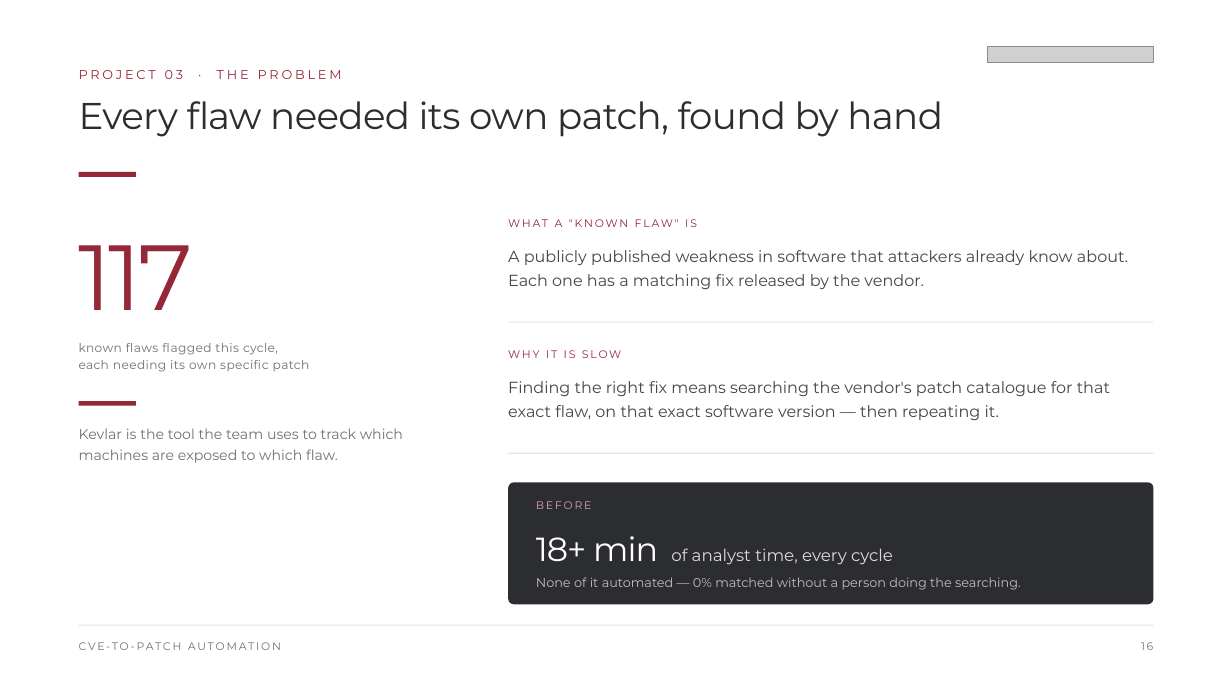
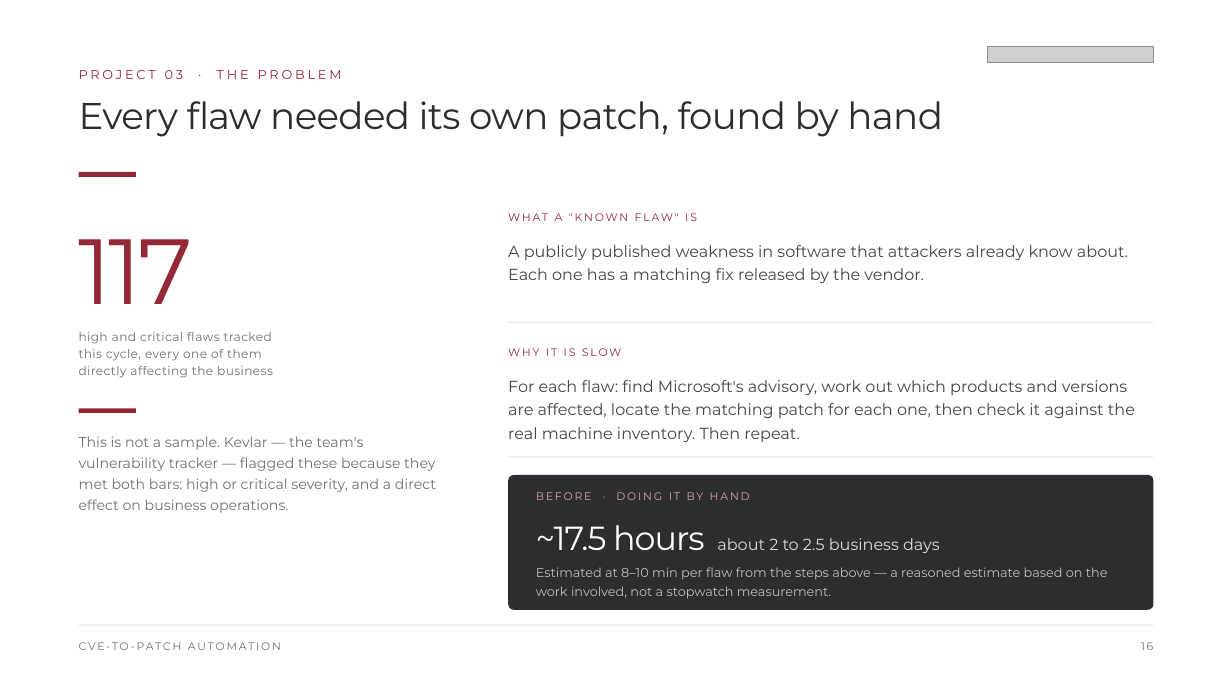
Before and after one commit to Jairmald/ai, a slide deck: slide 16 of out/Internship_Exit_Presentation_Stewart.pptx. Drawn at 1232x693 pixels with LibreOffice and Linux fonts; fonts in the diff are those of the drawing; grey boxes stand for pictures. Boxes give left, top, right and bottom in pixels: in the first picture for what was removed or moved away, otherwise in the second. Text is boxed around its words. In the diff, an @@ line names an element or a change of style, - is before the commit and + after.

```diff
--- a/out/Internship_Exit_Presentation_Stewart.pptx
+++ b/out/Internship_Exit_Presentation_Stewart.pptx
@@ text "117": place and size @@
-text "117" at <box>79,245,194,310</box>
+text "117" at <box>79,239,194,304</box>
@@ text "A publicly published weakness in ...": place and size @@
-text "A publicly published weakness in ..." at <box>508,250,1128,289</box>
+text "A publicly published weakness in ..." at <box>508,245,1128,283</box>
@@ text "WHAT A "KNOWN FLAW" IS": place and size @@
-text "WHAT A "KNOWN FLAW" IS" at <box>508,219,563,227</box>
+text "WHAT A "KNOWN FLAW" IS" at <box>508,213,563,221</box>
@@ text at <box>79,332,273,378</box>: text changed @@
-known flaws flagged this cycle,
-each needing its own specific patch
+high and critical flaws tracked
+this cycle, every one of them
+directly affecting the business
@@ text at <box>508,380,1135,442</box>: text changed @@
-Finding the right fix means searching the vendor's patch catalogue for that exact flaw, on that exact software version — then repeating it.
+For each flaw: find Microsoft's advisory, work out which products and versions are affected, locate the matching patch for each one, then check it against the real machine inventory. Then repeat.
@@ rectangle: place and size @@
-rectangle at <box>79,401,136,406</box>
+rectangle at <box>79,409,136,413</box>
@@ text at <box>79,436,436,513</box>: text changed @@
-Kevlar is the tool the team uses to track which machines are exposed to which flaw.
+This is not a sample. Kevlar — the team's vulnerability tracker — flagged these because they met both bars: high or critical severity, and a direct effect on business operations.
@@ rounded rectangle: place and size @@
-rounded rectangle at <box>508,482,1153,604</box>
+rounded rectangle at <box>508,475,1153,610</box>
@@ rounded rectangle at <box>508,475,1153,610</box>: proportions changed @@
@@ rectangle: place and size @@
-rectangle at <box>508,453,1153,454</box>
+rectangle at <box>508,457,1153,457</box>
@@ text at <box>536,492,750,500</box>: text changed @@
-BEFORE
+BEFORE · DOING IT BY HAND
@@ text at <box>536,525,940,553</box>: text changed; size 13 to 12.5 pt @@
-18+ min of analyst time, every cycle
+~17.5 hours about 2 to 2.5 business days
@@ text at <box>536,567,1108,599</box>: text changed @@
-None of it automated — 0% matched without a person doing the searching.
+Estimated at 8–10 min per flaw from the steps above — a reasoned estimate based on the work involved, not a stopwatch measurement.
```
Also in this commit, not shown: 6 other slides changed, 2 slides added, 1 slide removed, 9 other files.
